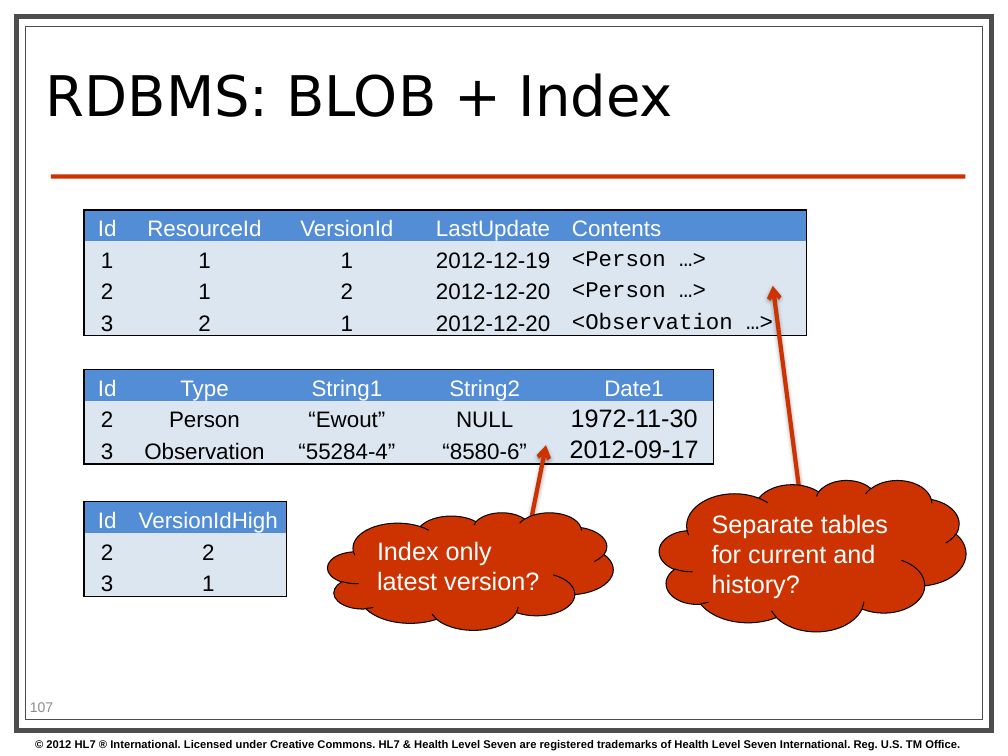
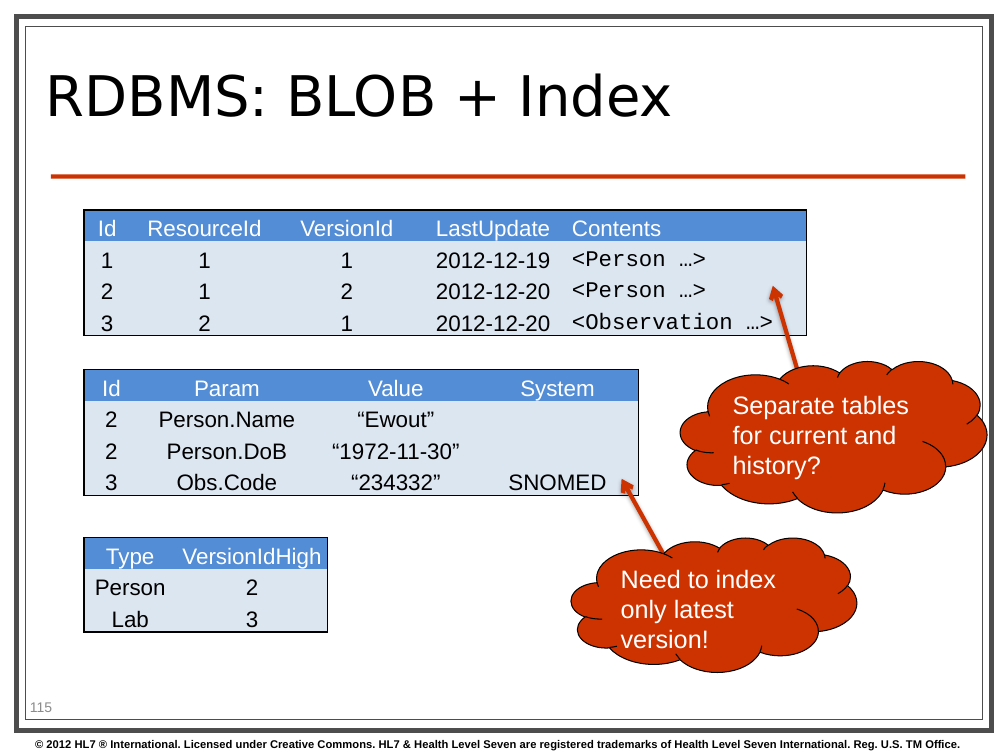
Before and after one commit to vista-novo/fhir, a slide deck: slide 115 of presentations/2013-01 Tutorials/201301 - Phoenix - FhirForDevelopersWGMTutorial.pptx (slide 107 before the commit). Drawn at 1008x756 pixels with LibreOffice and Linux fonts; fonts in the diff are those of the drawing; background and template pictures are left out. Boxes give left, top, right and bottom in pixels: in the first picture for what was removed or moved away, otherwise in the second. Text is boxed around its words. In the diff, an @@ line names an element or a change of style, - is before the commit and + after.

```diff
--- a/presentations/2013-01 Tutorials/201301 - Phoenix - FhirForDevelopersWGMTutorial.pptx
+++ b/presentations/2013-01 Tutorials/201301 - Phoenix - FhirForDevelopersWGMTutorial.pptx
@@ arrow moved from (802, 512) - (773, 286) to (802, 386) - (773, 286) @@
@@ table at (x1=84, y1=370, x2=637, y2=496) @@
-Id | Type | String1 | String2 | Date1
-2 | Person | “Ewout” | NULL | 1972-11-30
-3 | Observation | “55284-4” | “8580-6” | 2012-09-17
+Id | Param | Value | System
+2 | Person.Name | “Ewout” | 
+2 | Person.DoB | “1972-11-30” | 
+3 | Obs.Code | “234332” | SNOMED
@@ table resized from (x1=84, y1=370, x2=713, y2=468) to (x1=84, y1=370, x2=637, y2=496) @@
@@ cloud "Separate tables for current and ..." moved from (x1=659, y1=480, x2=966, y2=631) to (x1=680, y1=361, x2=987, y2=512) @@
@@ arrow moved from (529, 529) - (546, 446) to (663, 554) - (622, 479) @@
@@ table at (x1=84, y1=537, x2=328, y2=636) @@
-row 1, column 1: Id
+row 1, column 1: Type
-row 2, column 1: 2
+row 2, column 1: Person
-row 3, column 1: 3
+row 3, column 1: Lab
-row 3, column 2: 1
+row 3, column 2: 3
@@ table resized from (x1=84, y1=502, x2=286, y2=597) to (x1=84, y1=537, x2=328, y2=636) @@
@@ cloud "Need to index only latest ..." resized from (x1=328, y1=512, x2=613, y2=630) to (x1=572, y1=537, x2=857, y2=671) @@
@@ text in cloud at (x1=621, y1=569, x2=776, y2=649): text changed @@
-Index only latest version?
+Need to index only latest version!
@@ page number at (x1=30, y1=702, x2=52, y2=712): text changed @@
-107
+115
```
Also in this commit, not shown: 20 other slides changed, 13 slides added, 4 slides removed, 1 other file.
